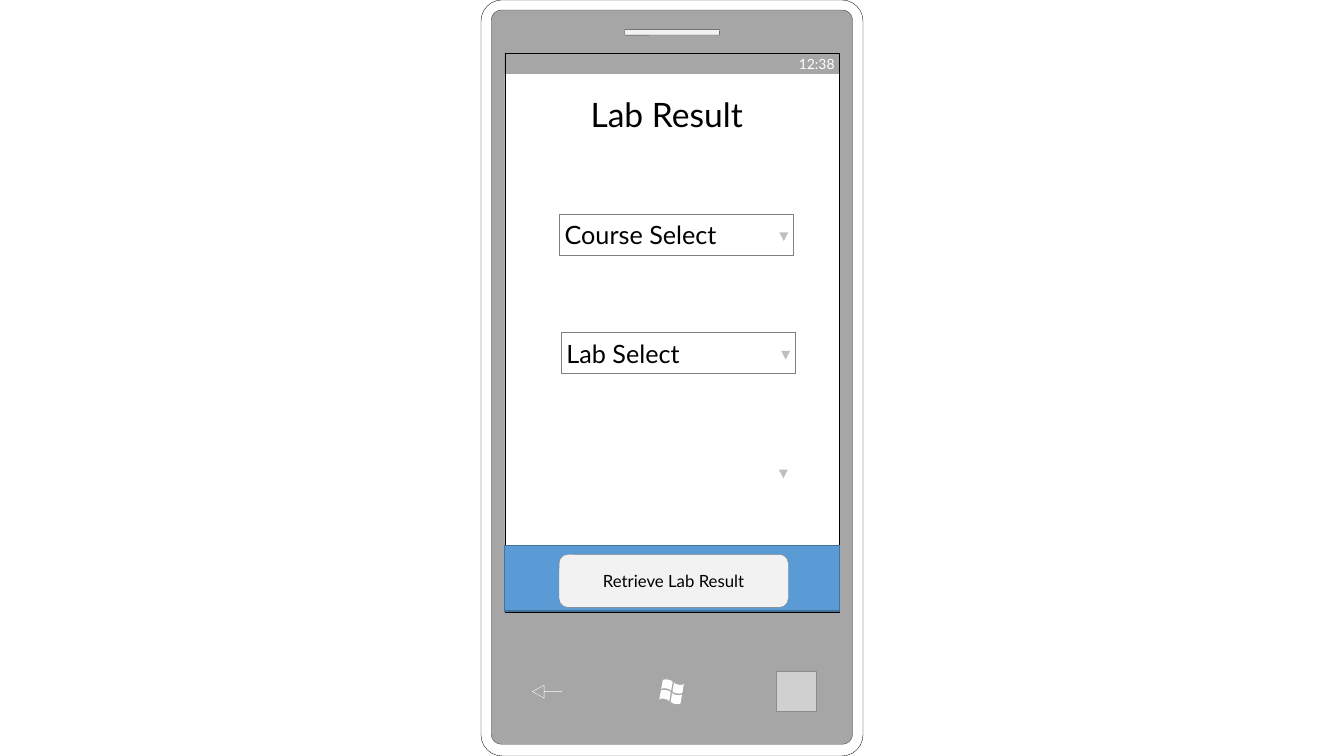
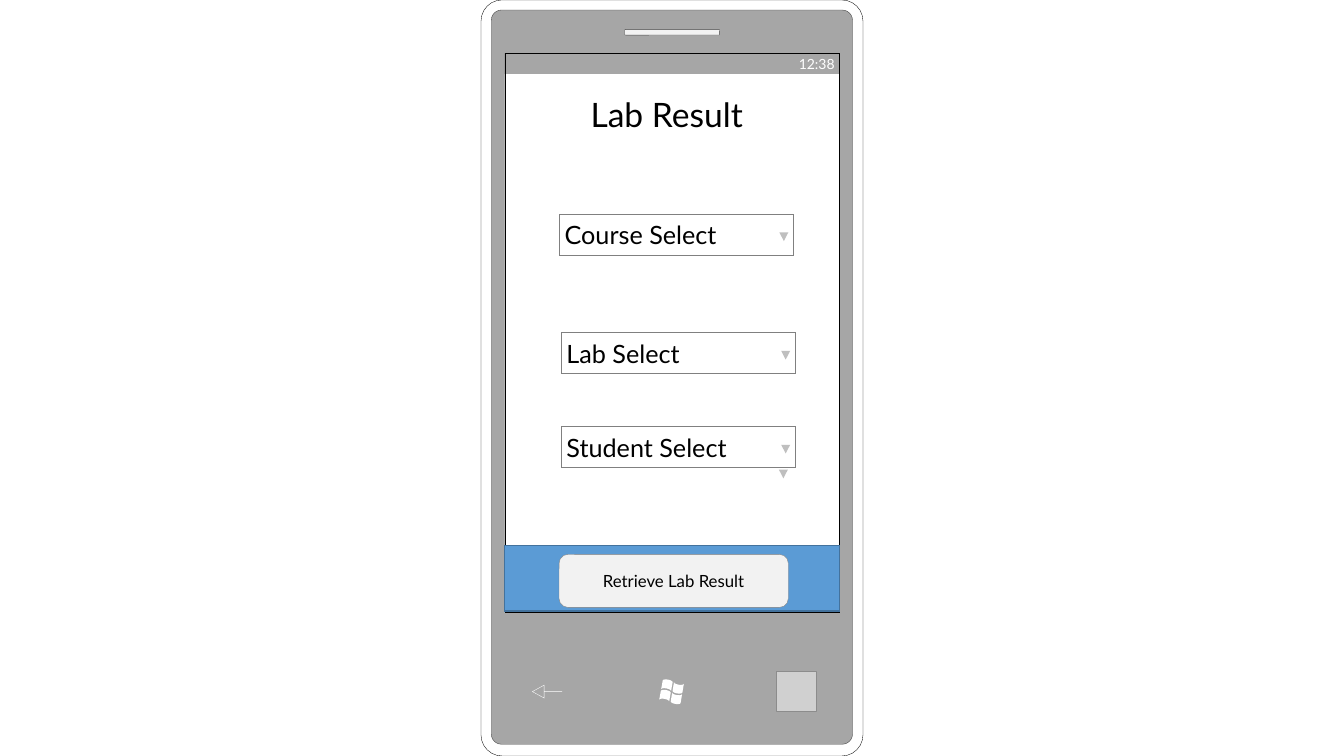
Before and after one commit to lewis785/Dissertation, a slide deck: slide 9 of Document/Final Submission/Designs.pptx (slide 4 before the commit). Drawn at 1344x756 pixels with LibreOffice and Linux fonts; fonts in the diff are those of the drawing; grey boxes stand for pictures. Boxes give left, top, right and bottom in pixels: in the first picture for what was removed or moved away, otherwise in the second. Text is boxed around its words. In the diff, an @@ line names an element or a change of style, - is before the commit and + after.

```diff
--- a/Document/Final Submission/Designs.pptx
+++ b/Document/Final Submission/Designs.pptx
@@ rectangle added at <box>562,426,795,468</box>, fill #FFFFFF, outline #808080 0.25 pt, 18 pt, text #000000 @@
+Student Select
@@ triangle added at <box>781,445,790,454</box>, fill #BFBFBF @@
```
Also in this commit, not shown: 1 other slide changed, 9 slides added, 23 other files.
